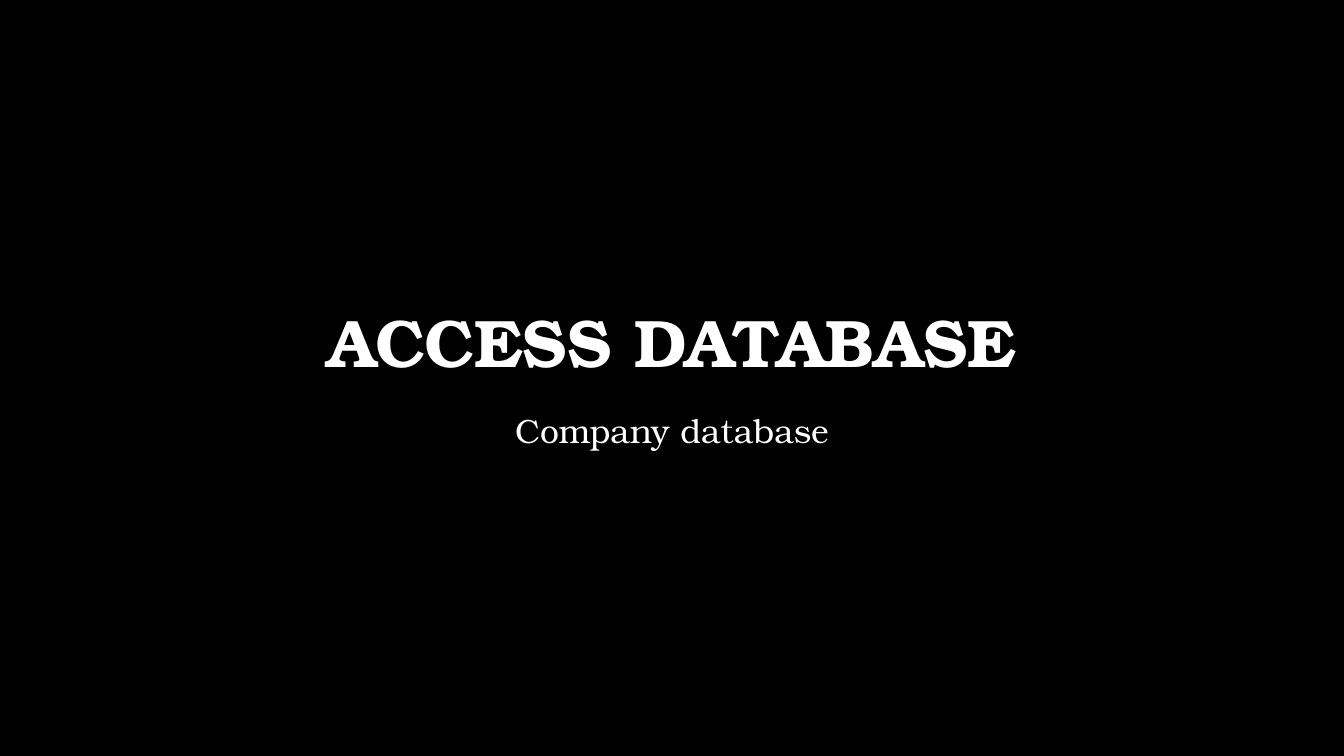
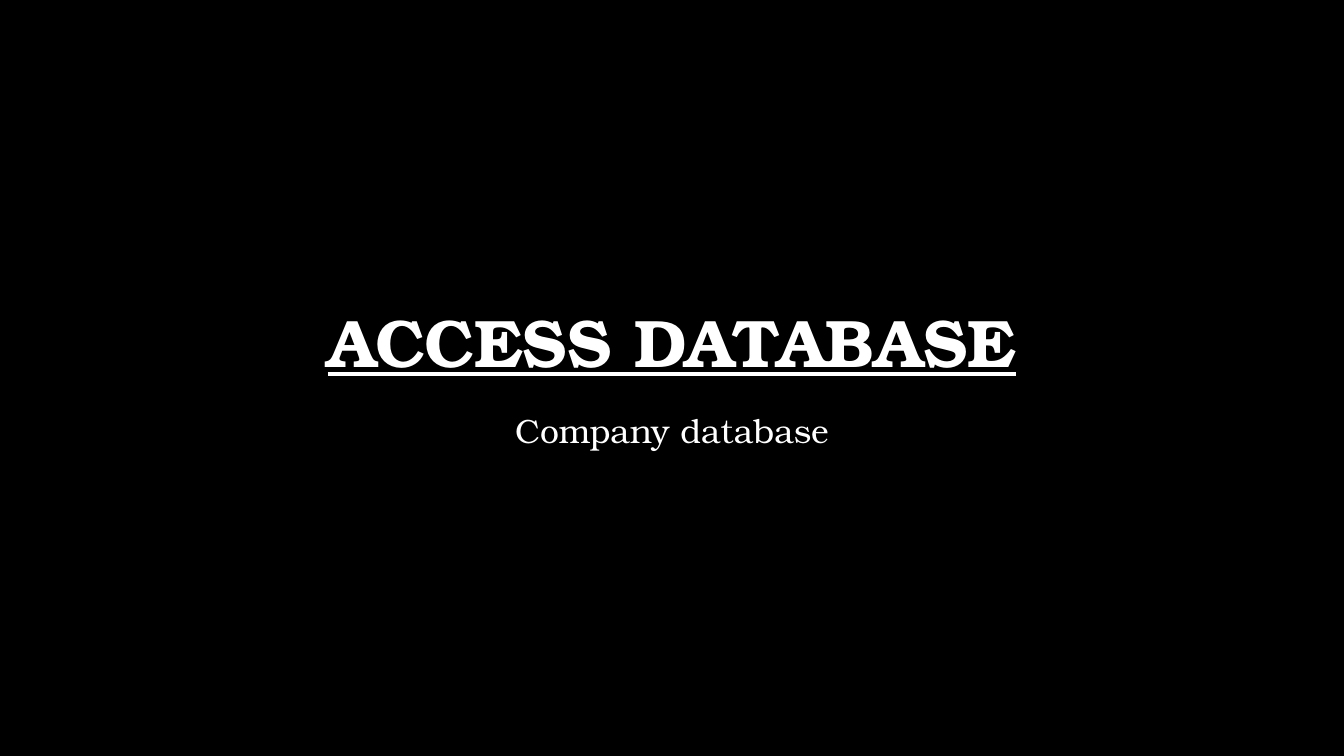
Before and after one commit to hossamyehia1988/ACCESS-1, a slide deck: slide 11 of Project data/ACCESS DATABASE Presentation.pptx. Drawn at 1344x756 pixels with LibreOffice and Linux fonts; fonts in the diff are those of the drawing; background and template pictures are left out. Boxes give left, top, right and bottom in pixels: in the first picture for what was removed or moved away, otherwise in the second. Text is boxed around its words. In the diff, an @@ line names an element or a change of style, - is before the commit and + after.

```diff
--- a/Project data/ACCESS DATABASE Presentation.pptx
+++ b/Project data/ACCESS DATABASE Presentation.pptx
@@ title "ACCESS DATABASE" at <box>328,320,1016,376</box>: underline on @@
```
Also in this commit, not shown: 9 other files.
